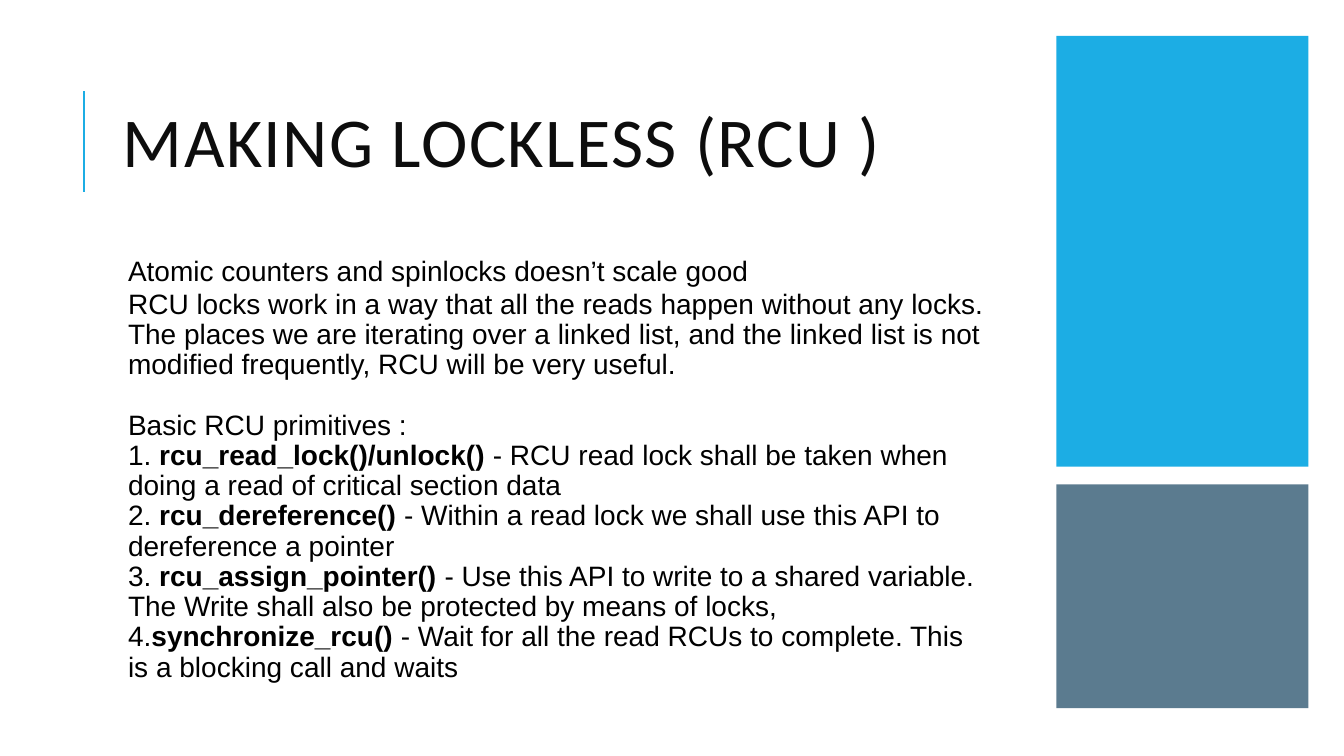
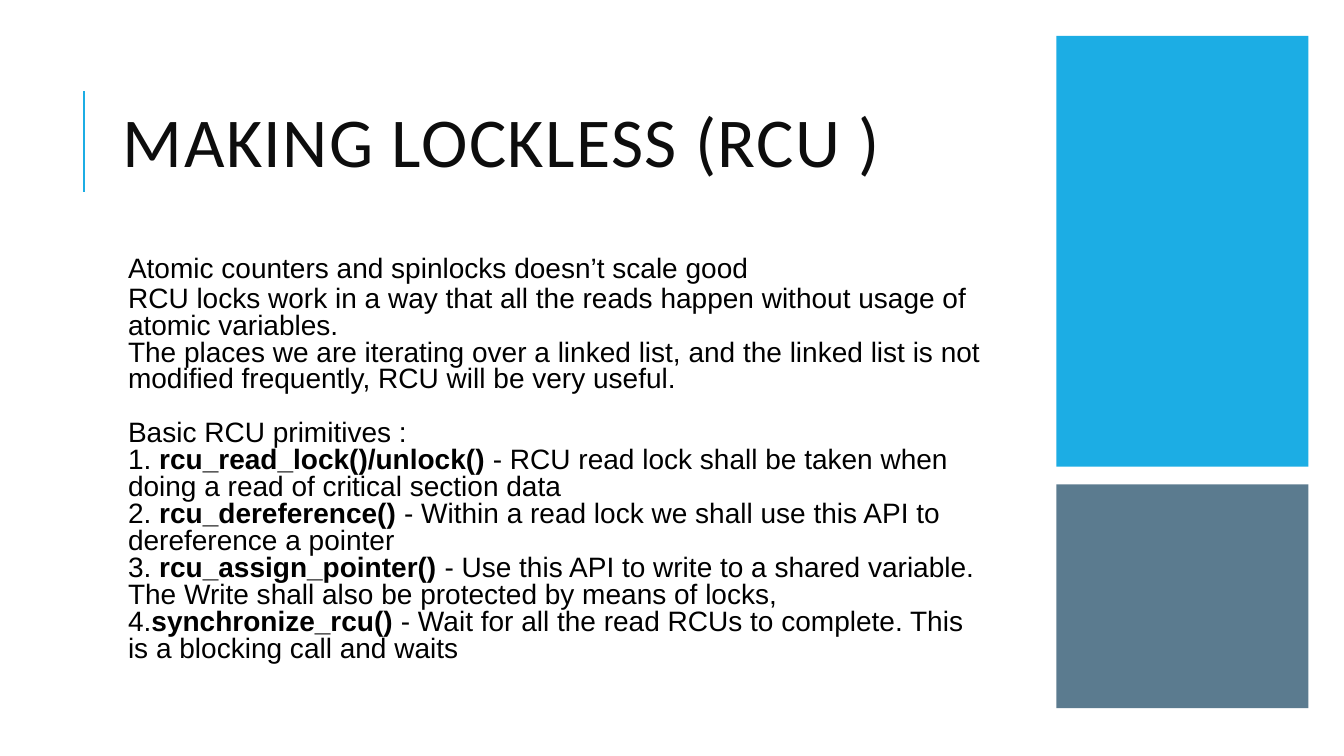
Before and after one commit to kundanthebest/osi2022, a slide deck: slide 14 of locking_presentation.pptx (slide 15 before the commit). Drawn at 1344x756 pixels with LibreOffice and Linux fonts; fonts in the diff are those of the drawing. Boxes give left, top, right and bottom in pixels: in the first picture for what was removed or moved away, otherwise in the second. Text is boxed around its words. In the diff, an @@ line names an element or a change of style, - is before the commit and + after.

```diff
--- a/locking_presentation.pptx
+++ b/locking_presentation.pptx
@@ text at (128, 257, 974, 663): line spacing 0.9 to 0.8 @@
@@ text at (128, 287, 980, 394): text changed @@
-  RCU locks work in a way that all the reads happen without any locks.
-  The places we are iterating over a linked list, and the linked list is not modified frequently, RCU will be very useful.
+  RCU locks work in a way that all the reads happen without usage of atomic variables.
+  The places we are iterating over a linked list, and the linked list is not modified frequently, RCU will be very useful.
```
Also in this commit, not shown: 6 other slides changed, 1 slide added, 1 slide removed.
